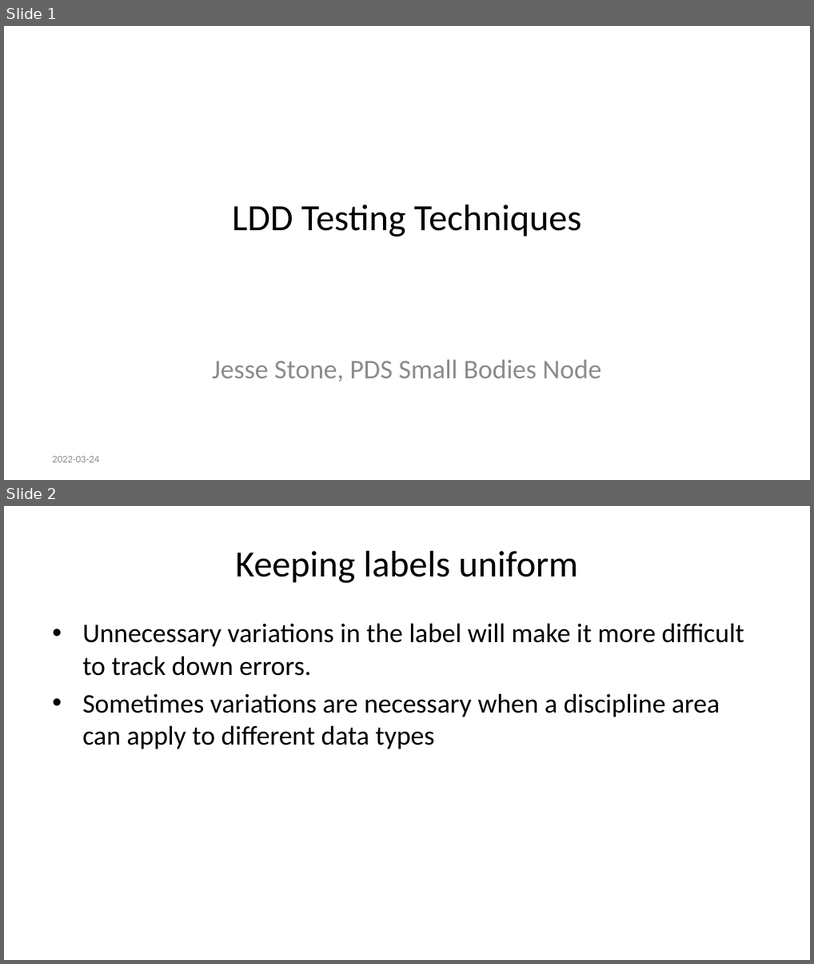
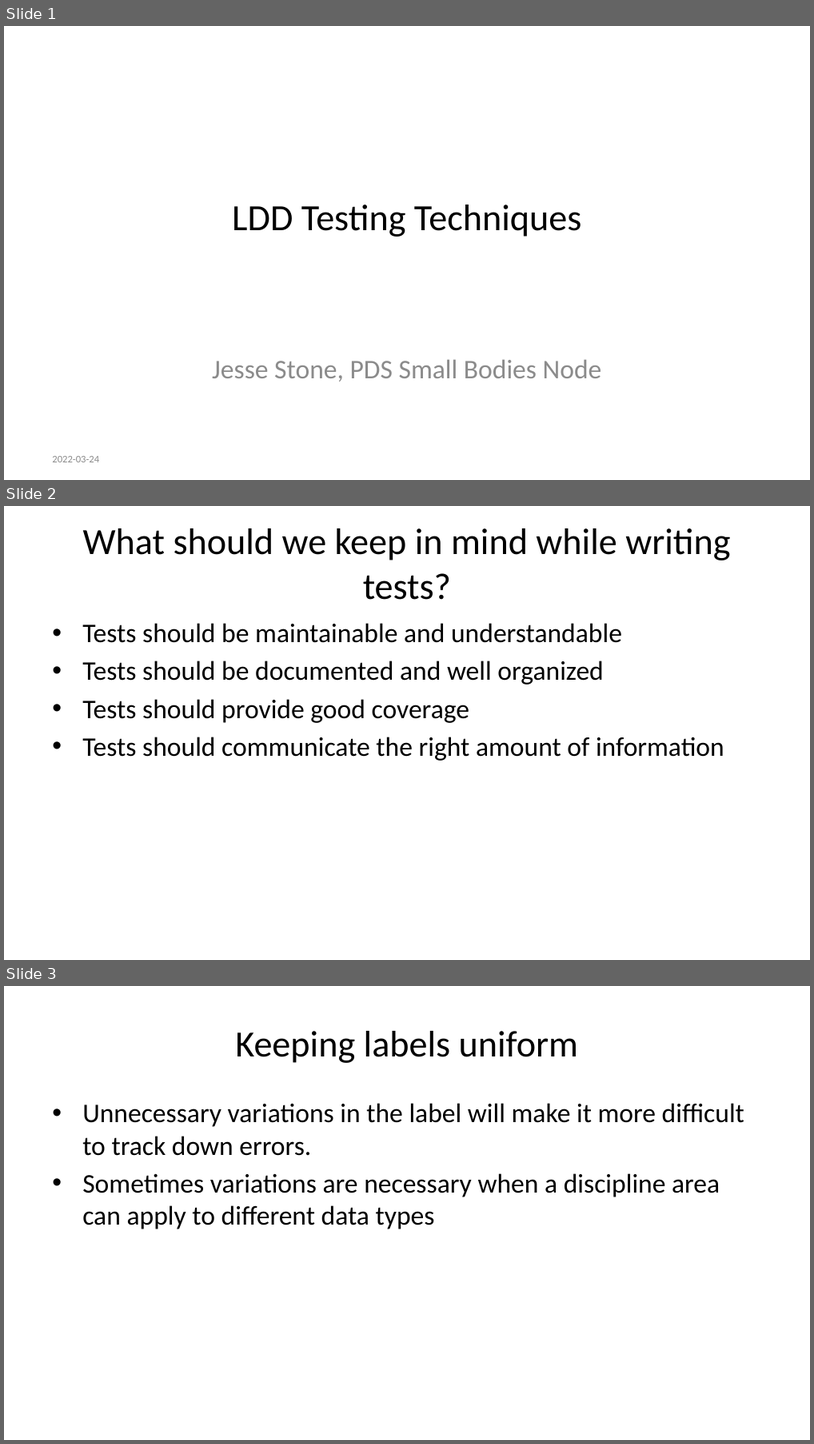
Before and after one commit to sbn-psi/dmsp, a slide deck: LDDTesting/stone-LDDTestingTechniques.pptx. Shown one above the other, each under a label of ours: slides 1 and 2 before the commit, slides 1, 2 and 3 after it. The pictures are 814x964 and 814x1444 pixels, drawn with LibreOffice and Linux fonts; fonts in the diff are those of the drawing. Boxes give left, top, right and bottom in pixels: in the first picture for what was removed or moved away, otherwise in the second. Text is boxed around its words. In the diff, an @@ line names an element or a change of style, - is before the commit and + after.

Commit message:
Added a basic intro slide for techniques

```diff
--- a/LDDTesting/stone-LDDTestingTechniques.pptx
+++ b/LDDTesting/stone-LDDTestingTechniques.pptx
@@ slide 2 added at box(4, 506, 810, 960), background #FFFFFF @@
@@ title added at box(83, 528, 730, 600), 33 pt, text #000000 @@
+What should we keep in mind while writing tests?
@@ text added at box(82, 623, 725, 760), 24 pt, text #000000 @@
+• Tests should be maintainable and understandable
+• Tests should be documented and well organized
+• Tests should provide good coverage
+• Tests should communicate the right amount of information
@@ what was slide 2 is now slide 3 @@
```
Also in this commit, not shown: 2 other files.
